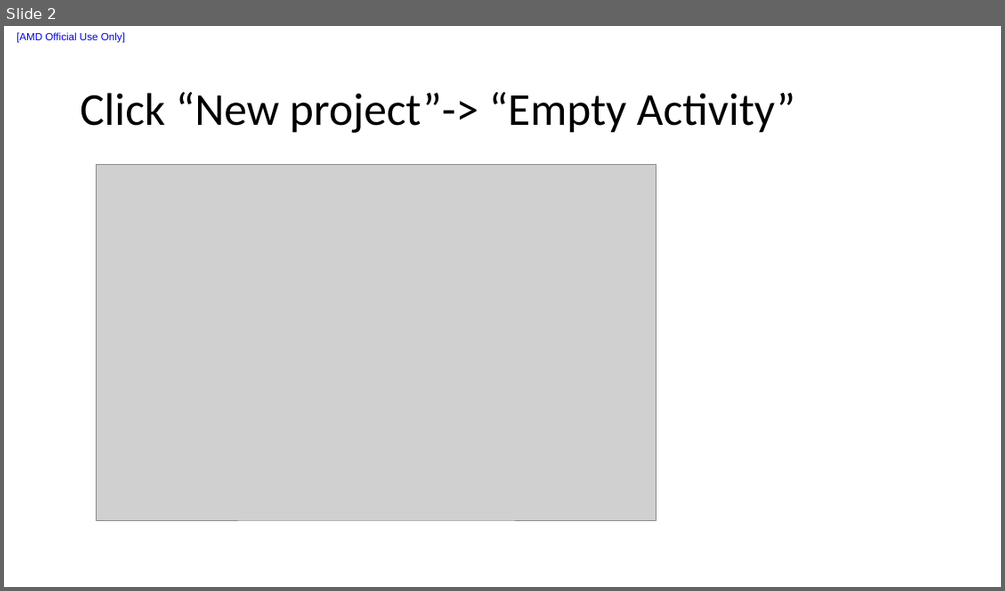
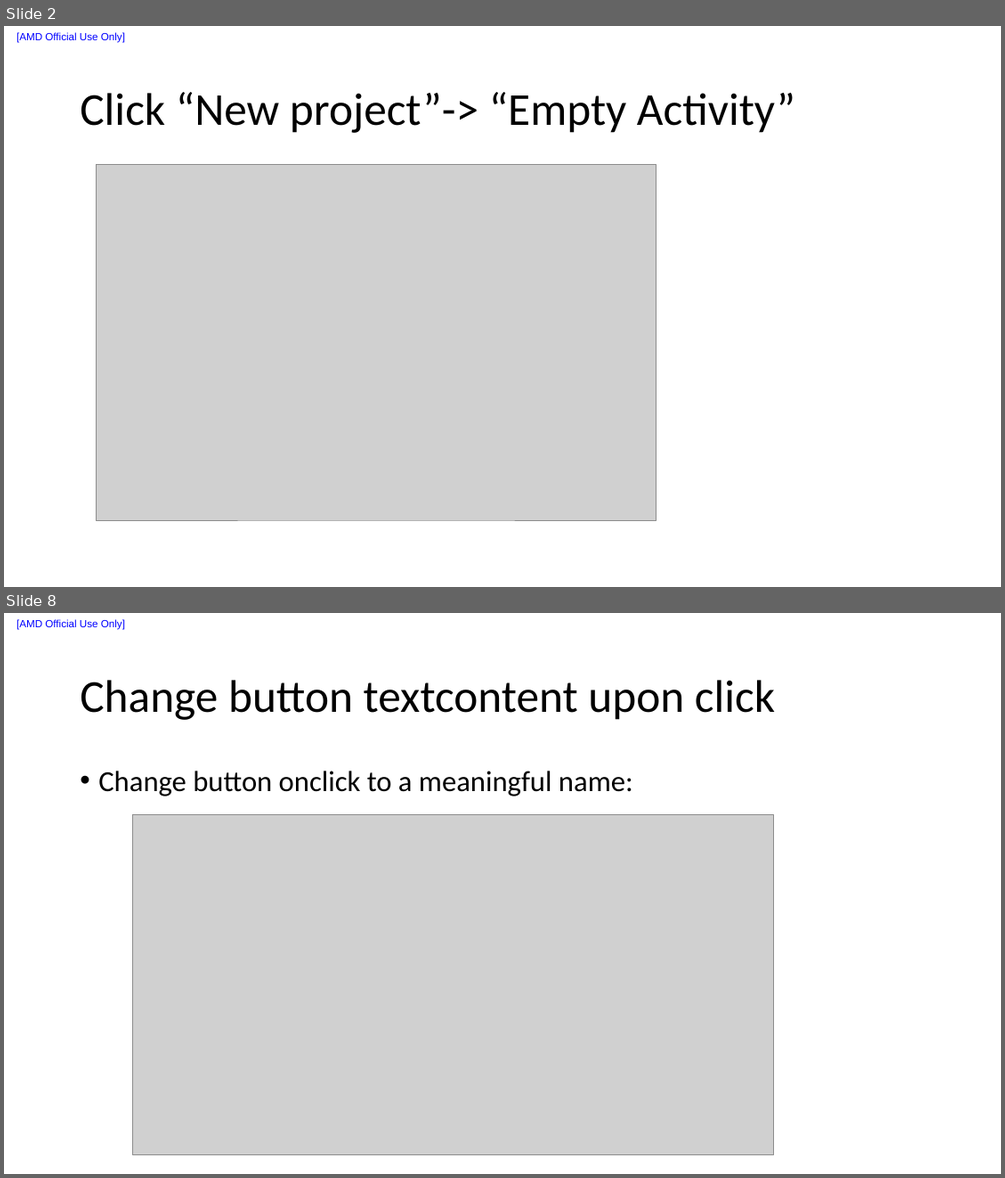
Before and after one commit to liuxu-github-ui/Java, a slide deck: Android studio/Notes.pptx. Shown one above the other, each under a label of ours: slide 2 before the commit, slides 2 and 8 after it; the slides between them are not shown. The pictures are 1005x591 and 1005x1178 pixels, drawn with LibreOffice and Linux fonts; fonts in the diff are those of the drawing; grey boxes stand for pictures. Boxes give left, top, right and bottom in pixels: in the first picture for what was removed or moved away, otherwise in the second. Text is boxed around its words. In the diff, an @@ line names an element or a change of style, - is before the commit and + after.

```diff
--- a/Android studio/Notes.pptx
+++ b/Android studio/Notes.pptx
@@ slide 8 added at box(4, 613, 1001, 1174), background #FFFFFF; not listed: 1 template element that a slide beside it also shows @@
@@ title added at box(80, 680, 775, 720), 44 pt, text #000000 @@
+Change button textcontent upon click
@@ text added at box(98, 771, 633, 796), 28 pt, text #000000 @@
+• Change button onclick to a meaningful name:
@@ picture added at box(133, 814, 774, 1154) @@
```
Also in this commit, not shown: 23 other slides added, 1 other file.
